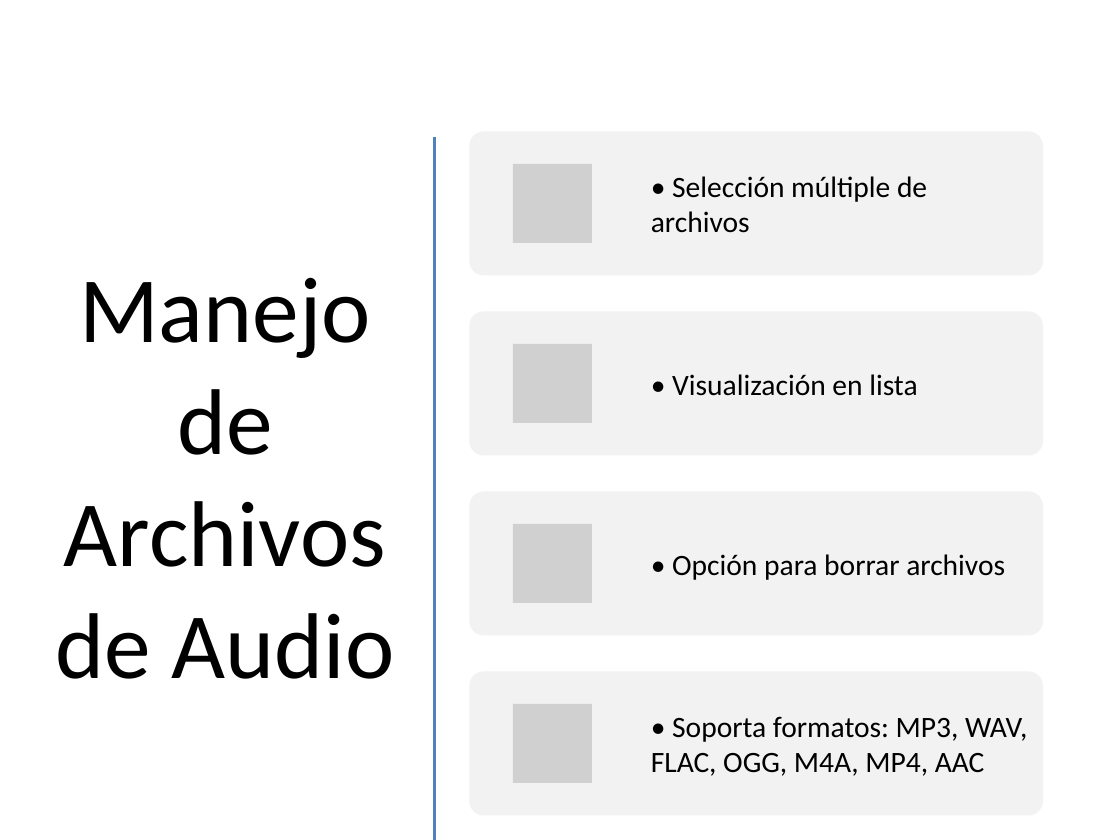
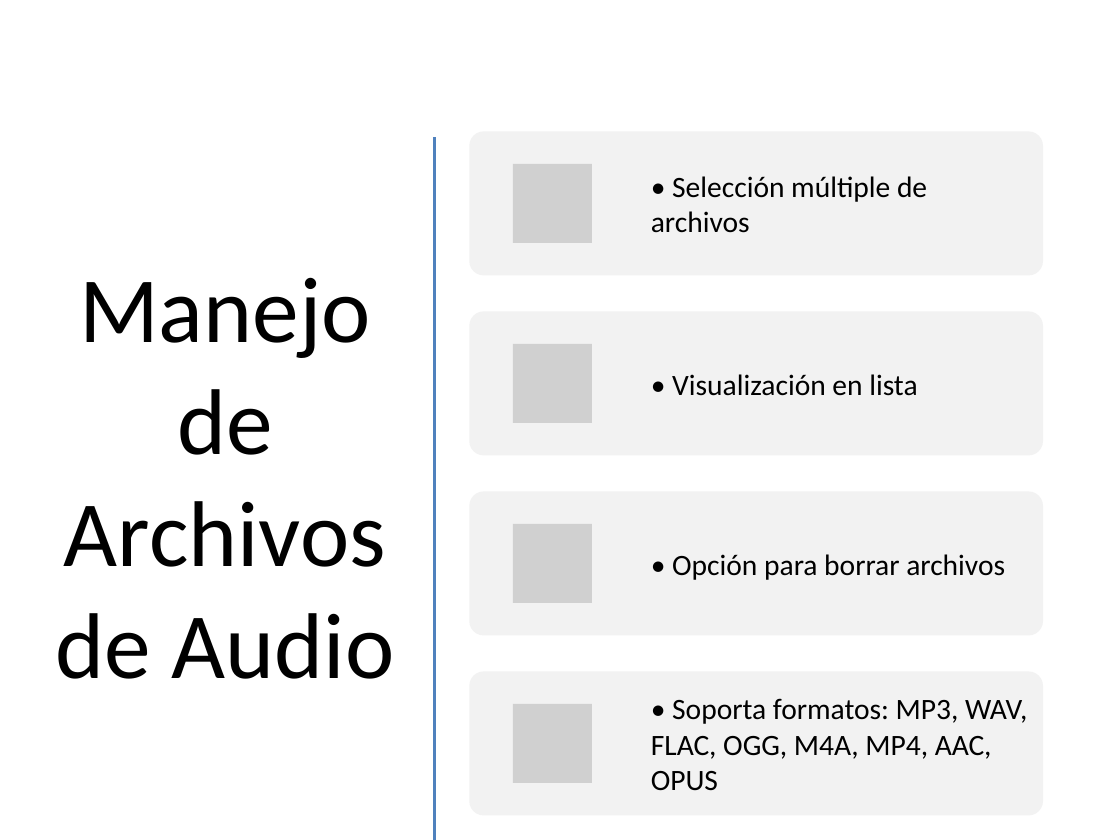
Before and after one commit to jonatha1992/Transcriptor, a slide deck: slide 3 of Presentacion_Transcriptor.pptx. Drawn at 1120x840 pixels with LibreOffice and Linux fonts; fonts in the diff are those of the drawing; grey boxes stand for pictures. Boxes give left, top, right and bottom in pixels: in the first picture for what was removed or moved away, otherwise in the second. Text is boxed around its words. In the diff, an @@ line names an element or a change of style, - is before the commit and + after.

```diff
--- a/Presentacion_Transcriptor.pptx
+++ b/Presentacion_Transcriptor.pptx
@@ text at [651, 698, 1027, 791]: text changed @@
-• Soporta formatos: MP3, WAV, FLAC, OGG, M4A, MP4, AAC
+• Soporta formatos: MP3, WAV, FLAC, OGG, M4A, MP4, AAC, OPUS
```
Also in this commit, not shown: 1 other slide changed, 6 other files.
